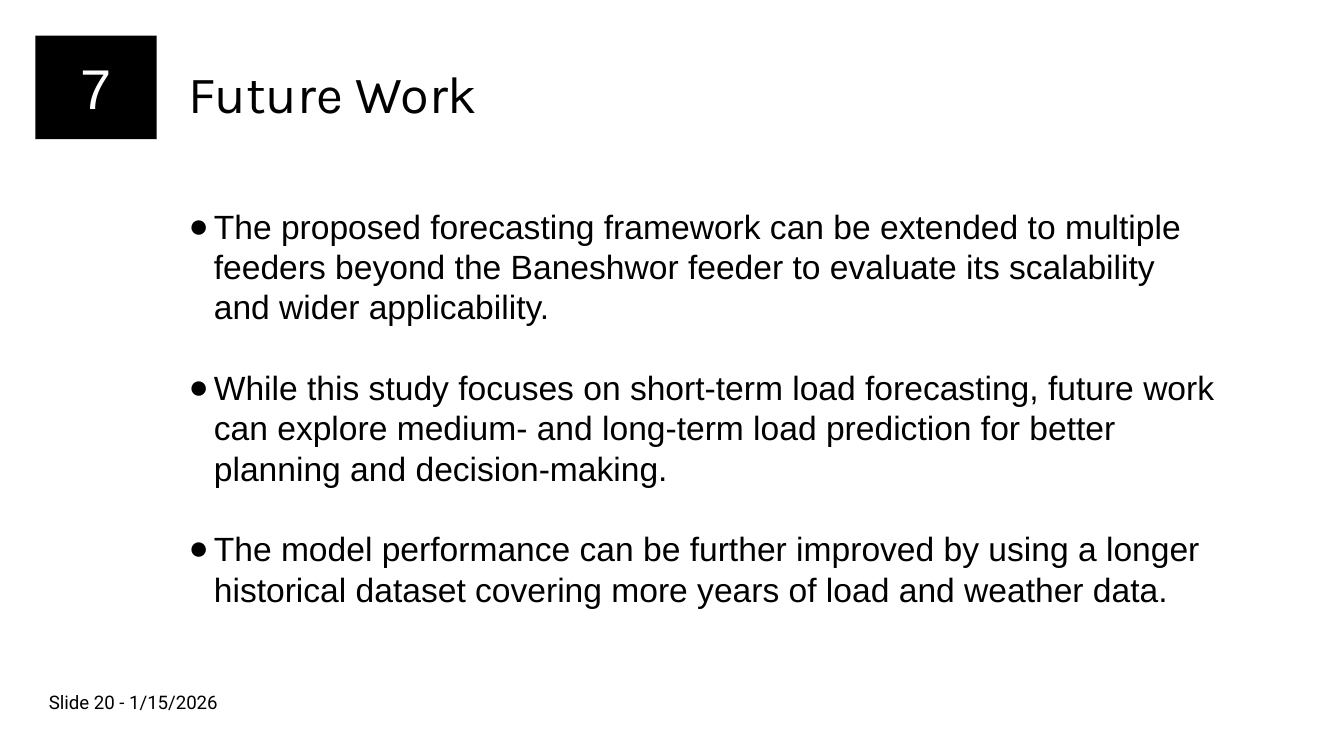
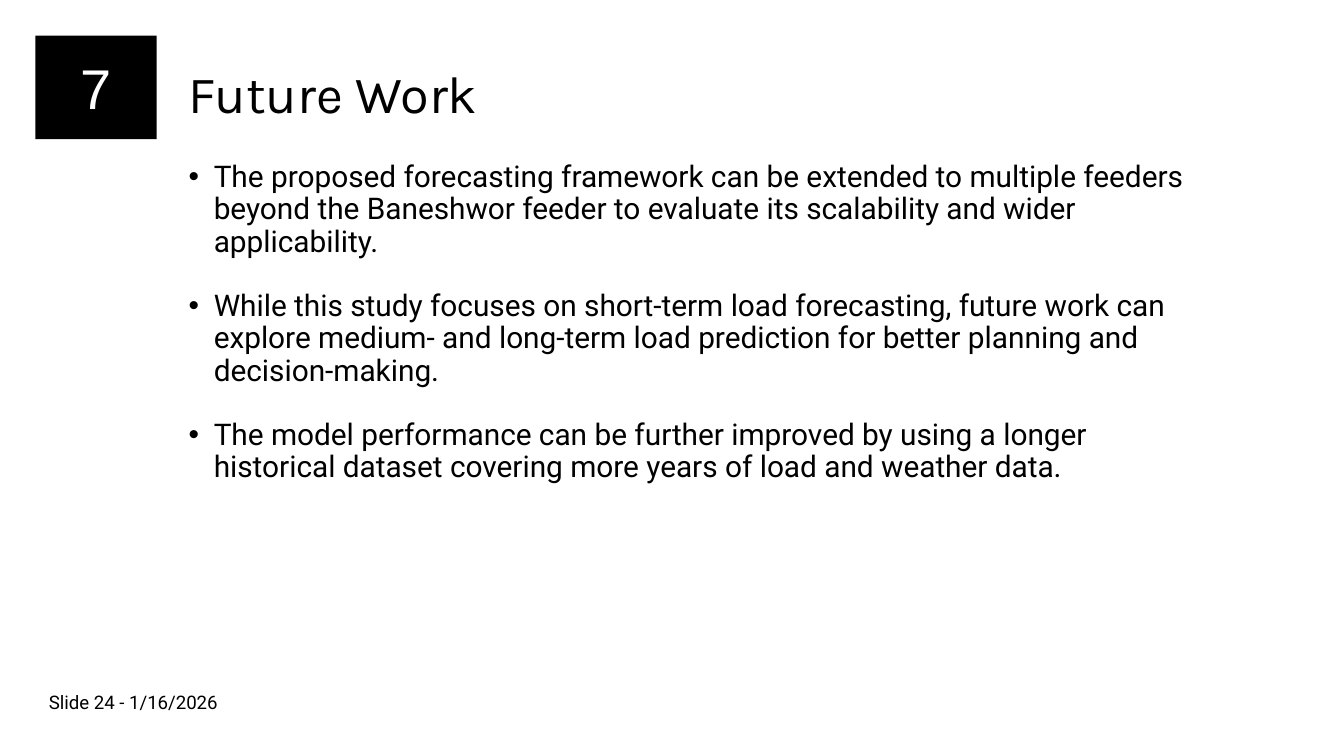
Before and after one commit to bikash0351/feeder, a slide deck: slide 27 of documentation/MW Load Presenation Final.pptx (slide 23 before the commit). Drawn at 1344x756 pixels with LibreOffice and Linux fonts; fonts in the diff are those of the drawing. Boxes give left, top, right and bottom in pixels: in the first picture for what was removed or moved away, otherwise in the second. Text is boxed around its words. In the diff, an @@ line names an element or a change of style, - is before the commit and + after.

```diff
--- a/documentation/MW Load Presenation Final.pptx
+++ b/documentation/MW Load Presenation Final.pptx
@@ subtitle "The proposed forecasting framework can ...": place and size @@
-subtitle "The proposed forecasting framework can ..." at bbox=[214, 214, 1214, 608]
+subtitle "The proposed forecasting framework can ..." at bbox=[214, 164, 1183, 484]
@@ subtitle "The proposed forecasting framework can ..." at bbox=[214, 164, 1183, 484]: size 18 to 16 pt, font Arial to Roboto; bullet ● to •; line spacing 1 to 0.9 @@
@@ text at bbox=[49, 695, 218, 710]: text changed @@
-Slide 20 - 1/15/2026
+Slide 24 - 1/16/2026
```
Also in this commit, not shown: 19 other slides changed, 4 slides added, 25 other files.
